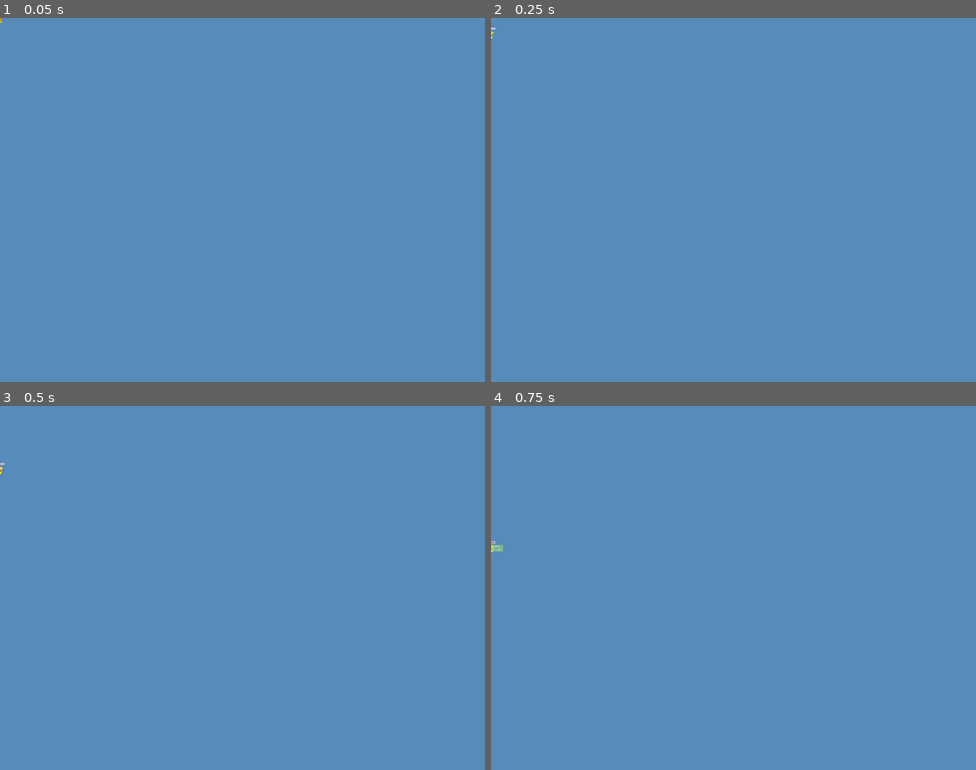
Above: before the commit, frames 1-4 (two rows, left to right).
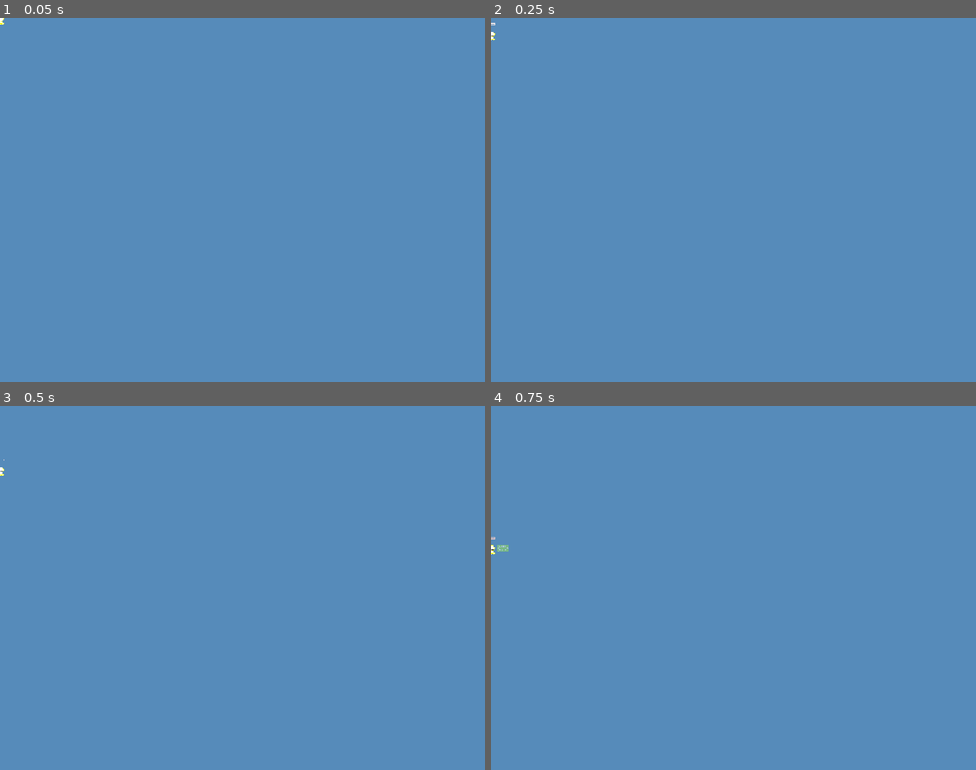
Above: after the commit, the same moments.

Repository: grandeisa/livre-2026
Game: Godot game, scene res://scenes/player.tscn
Two runs of this game, one before a commit and one after it. Both use one fixed random seed, a clock stepped at 60 frames per second and the inputs below. This scene is started directly instead of the project's main scene.
Inputs:
- Up to frame 1 (0.05 s): no input
- Up to frame 2 (0.25 s): no input
- Up to frame 3 (0.5 s): no input
- Up to frame 4 (0.75 s): tap Enter at 0.5 s; tap C at 0.6 s

The runs differ from the first frame. In frame 1, less than 0.1% of the frame differs, in the area x 0-1%, y 0-2%; in frame 2, less than 0.1%; in frame 3, less than 0.1%; in frame 4, less than 0.1%, in the area x 0-4%, y 36-41%.

Commit message:
Add player animations with new player sprite

Diff:
--- a/src/scenes/player.tscn
+++ b/src/scenes/player.tscn
@@ -2,25 +2,116 @@
 
 [ext_resource type="Script" uid="uid://cbtuxmi0bt671" path="res://scripts/player.gd" id="1_tuyoq"]
 [ext_resource type="Shader" uid="uid://cm6cu33rv66ju" path="res://shaders/pixel-art_outline.gdshader" id="1_ur7pv"]
-[ext_resource type="Texture2D" uid="uid://b3awclke3r58p" path="res://sprites/placeholder-character.png" id="2_fjrip"]
+[ext_resource type="Texture2D" uid="uid://dd6kprcof1m5f" path="res://sprites/player/idle.png" id="3_3v2ag"]
+[ext_resource type="Texture2D" uid="uid://wf0k43knu5ny" path="res://sprites/player/fall.png" id="3_jej6c"]
 [ext_resource type="Script" uid="uid://66v7ps1a5u3x" path="res://scripts/state_machine.gd" id="3_smehm"]
+[ext_resource type="Texture2D" uid="uid://5erb6s7on3cg" path="res://sprites/player/die.png" id="4_oprun"]
 [ext_resource type="Script" uid="uid://xo2bp6yt00y7" path="res://scripts/player-states/move.gd" id="4_ur7pv"]
 [ext_resource type="Script" uid="uid://cdv428ajfwhow" path="res://scripts/player-states/jump.gd" id="5_y4r1p"]
+[ext_resource type="Texture2D" uid="uid://dwp8bntebo3dn" path="res://sprites/player/knockback.png" id="6_a8ls1"]
 [ext_resource type="Script" uid="uid://c0hquewilxg6q" path="res://scripts/player-states/knockback.gd" id="6_smehm"]
+[ext_resource type="Texture2D" uid="uid://bi87qw4tttt0u" path="res://sprites/player/walk.png" id="7_a8ls1"]
 [ext_resource type="Texture2D" uid="uid://dfryj6u241ovf" path="res://sprites/placeholder-heal.png" id="7_fjrip"]
 [ext_resource type="Script" uid="uid://bg7n3jrbe0ptb" path="res://scripts/player_heal.gd" id="7_smehm"]
 [ext_resource type="Texture2D" uid="uid://cwrfepatlo2v2" path="res://sprites/placeholder-bar.png" id="10_d2wvv"]
 [ext_resource type="Texture2D" uid="uid://c6mo07swkcbmg" path="res://sprites/placeholder-bar-content.png" id="11_3v2ag"]
 [ext_resource type="AudioStream" uid="uid://cnag3k1wx0oh8" path="res://sfx/stink.ogg" id="12_3v2ag"]
 
-[sub_resource type="CapsuleShape2D" id="CapsuleShape2D_7r5hg"]
-radius = 2.0
-height = 14.0
-
 [sub_resource type="ShaderMaterial" id="ShaderMaterial_ur7pv"]
 resource_local_to_scene = true
 shader = ExtResource("1_ur7pv")
 shader_parameter/outline_color = Color(0.23800002, 0.68, 0.5179333, 1)
+
+[sub_resource type="AtlasTexture" id="AtlasTexture_qfm1y"]
+atlas = ExtResource("4_oprun")
+region = Rect2(0, 0, 32, 32)
+
+[sub_resource type="AtlasTexture" id="AtlasTexture_fulsm"]
+atlas = ExtResource("4_oprun")
+region = Rect2(32, 0, 32, 32)
+
+[sub_resource type="AtlasTexture" id="AtlasTexture_4r5pv"]
+atlas = ExtResource("4_oprun")
+region = Rect2(64, 0, 32, 32)
+
+[sub_resource type="AtlasTexture" id="AtlasTexture_60mlk"]
+atlas = ExtResource("4_oprun")
+region = Rect2(96, 0, 32, 32)
+
+[sub_resource type="AtlasTexture" id="AtlasTexture_i4ail"]
+atlas = ExtResource("7_a8ls1")
+region = Rect2(0, 0, 16, 32)
+
+[sub_resource type="AtlasTexture" id="AtlasTexture_a38lo"]
+atlas = ExtResource("7_a8ls1")
+region = Rect2(16, 0, 16, 32)
+
+[sub_resource type="SpriteFrames" id="SpriteFrames_7r5hg"]
+animations = [{
+"frames": [{
+"duration": 1.0,
+"texture": ExtResource("3_3v2ag")
+}],
+"loop": 1,
+"name": &"default",
+"speed": 5.0
+}, {
+"frames": [{
+"duration": 0.7,
+"texture": SubResource("AtlasTexture_qfm1y")
+}, {
+"duration": 0.7,
+"texture": SubResource("AtlasTexture_fulsm")
+}, {
+"duration": 0.7,
+"texture": SubResource("AtlasTexture_4r5pv")
+}, {
+"duration": 0.7,
+"texture": SubResource("AtlasTexture_60mlk")
+}],
+"loop": 1,
+"name": &"die",
+"speed": 5.0
+}, {
+"frames": [{
+"duration": 1.0,
+"texture": ExtResource("3_jej6c")
+}],
+"loop": 1,
+"name": &"fall",
+"speed": 5.0
+}, {
+"frames": [{
+"duration": 1.0,
+"texture": ExtResource("3_3v2ag")
+}],
+"loop": 1,
+"name": &"idle",
+"speed": 5.0
+}, {
+"frames": [{
+"duration": 1.0,
+"texture": ExtResource("6_a8ls1")
+}],
+"loop": 1,
+"name": &"knockback",
+"speed": 5.0
+}, {
+"frames": [{
+"duration": 1.0,
+"texture": SubResource("AtlasTexture_i4ail")
+}, {
+"duration": 1.0,
+"texture": SubResource("AtlasTexture_a38lo")
+}],
+"loop": 1,
+"name": &"walk",
+"speed": 5.0
+}]
+
+[sub_resource type="CapsuleShape2D" id="CapsuleShape2D_7r5hg"]
+radius = 6.0
+height = 18.0
 
 [sub_resource type="RectangleShape2D" id="RectangleShape2D_7r5hg"]
 size = Vector2(32, 12)
@@ -33,13 +124,16 @@
 atk_gauge_bar = NodePath("Control/TextureProgressBar")
 death_audio_player = NodePath("DeathAudioStreamPlayer")
 
+[node name="Sprite" type="AnimatedSprite2D" parent="." unique_id=1102488746]
+material = SubResource("ShaderMaterial_ur7pv")
+sprite_frames = SubResource("SpriteFrames_7r5hg")
+animation = &"walk"
+frame_progress = 0.78677255
+offset = Vector2(0, -4)
+
 [node name="CollisionShape2D" type="CollisionShape2D" parent="." unique_id=1874220503]
-position = Vector2(0, 1)
+position = Vector2(1, 3)
 shape = SubResource("CapsuleShape2D_7r5hg")
-
-[node name="Sprite2D" type="Sprite2D" parent="." unique_id=1573791792]
-material = SubResource("ShaderMaterial_ur7pv")
-texture = ExtResource("2_fjrip")
 
 [node name="State Machine" type="Node" parent="." unique_id=1850475626 node_paths=PackedStringArray("_current_state")]
 script = ExtResource("3_smehm")
@@ -61,7 +155,7 @@
 
 [node name="Heal-Hitbox" type="Area2D" parent="AimOrigin" unique_id=590240058 node_paths=PackedStringArray("player")]
 visible = false
-position = Vector2(12, 0)
+position = Vector2(23, 0)
 script = ExtResource("7_smehm")
 player = NodePath("../..")
 
@@ -85,9 +179,9 @@
 anchor_right = 0.5
 anchor_bottom = 0.5
 offset_left = -20.0
-offset_top = -20.0
+offset_top = -28.0
 offset_right = 20.0
-offset_bottom = 20.0
+offset_bottom = 12.0
 grow_horizontal = 2
 grow_vertical = 2
 
--- a/src/scripts/player-states/jump.gd
+++ b/src/scripts/player-states/jump.gd
@@ -4,7 +4,6 @@
 @export var player: Player
 
 func _ready() -> void:
-	player.current_acceleration = player.UNGROUNDED_ACCELERATION
 	player.got_knockback.connect(_on_knockback)
 
 
@@ -31,6 +30,8 @@
 	player.add_sibling(explosion)
 
 	player.time_without_atk = 0.0
+	if player.can_move:
+		player.sprite.play("fall")
 
 func _physics_update_state(delta: float) -> void:
 	if MultiInput.is_action_just_released("p_jump", player.device):
@@ -40,6 +41,8 @@
 
 	if player.is_on_floor() or player.velocity.y >= 0.0:
 		start_transition("move")
+	elif not player.is_on_floor() and player.can_move:
+		player.sprite.play("fall")
 
 func _on_knockback(_a,_b) -> void:
 	start_transition('knockback')
--- a/src/scripts/player-states/move.gd
+++ b/src/scripts/player-states/move.gd
@@ -6,10 +6,6 @@
 func _ready() -> void:
 	player.got_knockback.connect(_on_knockback)
 
-
-func _enter_state() -> void:
-	player.current_acceleration = player.ACCELERATION
-
 func _physics_update_state(delta: float) -> void:
 	if (MultiInput.is_action_just_pressed("p_jump", player.device) and \
 		player.time_without_atk >= Player.MIN_TIME_FOR_ATK) \
@@ -17,6 +13,13 @@
 		start_transition("jump")
 
 	player.handle_horizontal_movement(delta)
+	if player.can_move:
+		if not player.is_on_floor():
+			player.sprite.play("fall")
+		elif player.input_direction.x:
+			player.sprite.play("walk")
+		else:
+			player.sprite.play("idle")
 
 func _on_knockback(_a,_b) -> void:
 	start_transition('knockback')
--- a/src/scripts/player.gd
+++ b/src/scripts/player.gd
@@ -18,7 +18,7 @@
 const MAX_HEALTH_POINTS: int = 15
 
 #region components
-@onready var sprite:Sprite2D = $Sprite2D
+@onready var sprite:AnimatedSprite2D = $Sprite
 @export var heal_hitbox: Area2D
 @export var foot: Node2D
 @export var aim_origin: Node2D
@@ -61,7 +61,7 @@
 
 	current_max_time = max(MAX_TIME_WITHOUT_ATK * (float(health_points)/MAX_HEALTH_POINTS), 0.6)
 	atk_gauge_bar.max_value = current_max_time *2
-	time_without_atk += delta
+	if can_move: time_without_atk += delta
 	_set_gauge_color()
 	atk_gauge_bar.value = time_without_atk*2
 
@@ -90,6 +90,7 @@
 		heal_hitbox.activate()
 
 func handle_horizontal_movement(delta: float) -> void:
+	if not can_move: return
 	var will_move: bool = input_direction.x != 0
 	var desired_velocity: float = input_direction.x * current_speed
 
@@ -105,7 +106,10 @@
 		var camera: Camera2D = get_viewport().get_camera_2d()
 		camera.global_position = foot.global_position
 		camera.zoom = Vector2.ONE * 6
+		can_move = false
+		atk_gauge_bar.visible = false
 		death_audio_player.play()
+		sprite.play("die")
 		Director.change_to_results_scene(id)
 
 
Binary file added: src/sprites/player/dead.ase
Binary file added: src/sprites/player/die.ase
Binary file added: src/sprites/player/die.png
Not shown, added: src/sprites/player/die.png.import
Binary file added: src/sprites/player/fall.ase
Binary file added: src/sprites/player/fall.png
Not shown, added: src/sprites/player/fall.png.import
Binary file added: src/sprites/player/idle.png
Not shown, added: src/sprites/player/idle.png.import
Binary file added: src/sprites/player/knockback.png
Not shown, added: src/sprites/player/knockback.png.import
Binary file added: src/sprites/player/player-idle.ase
(and 15 more such lines)
